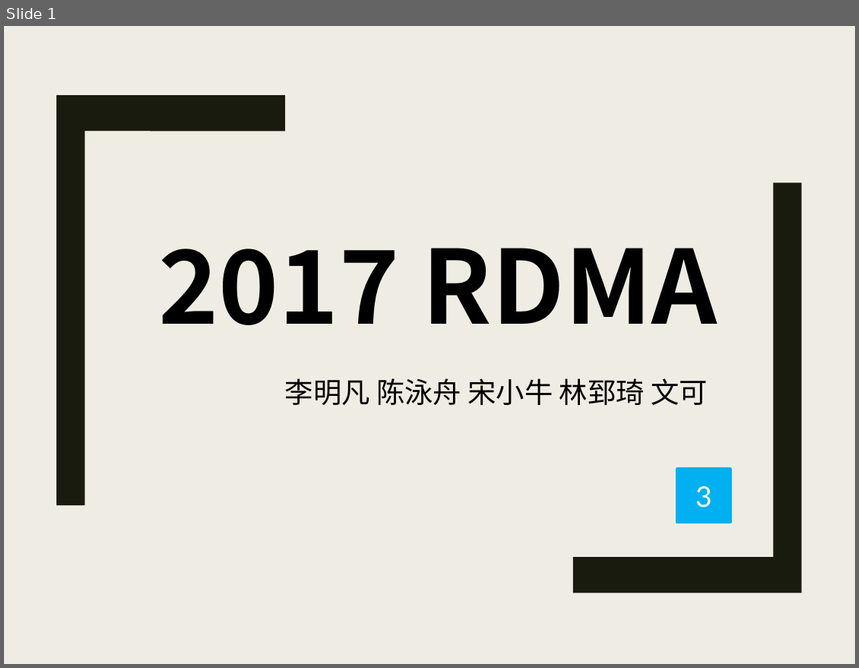
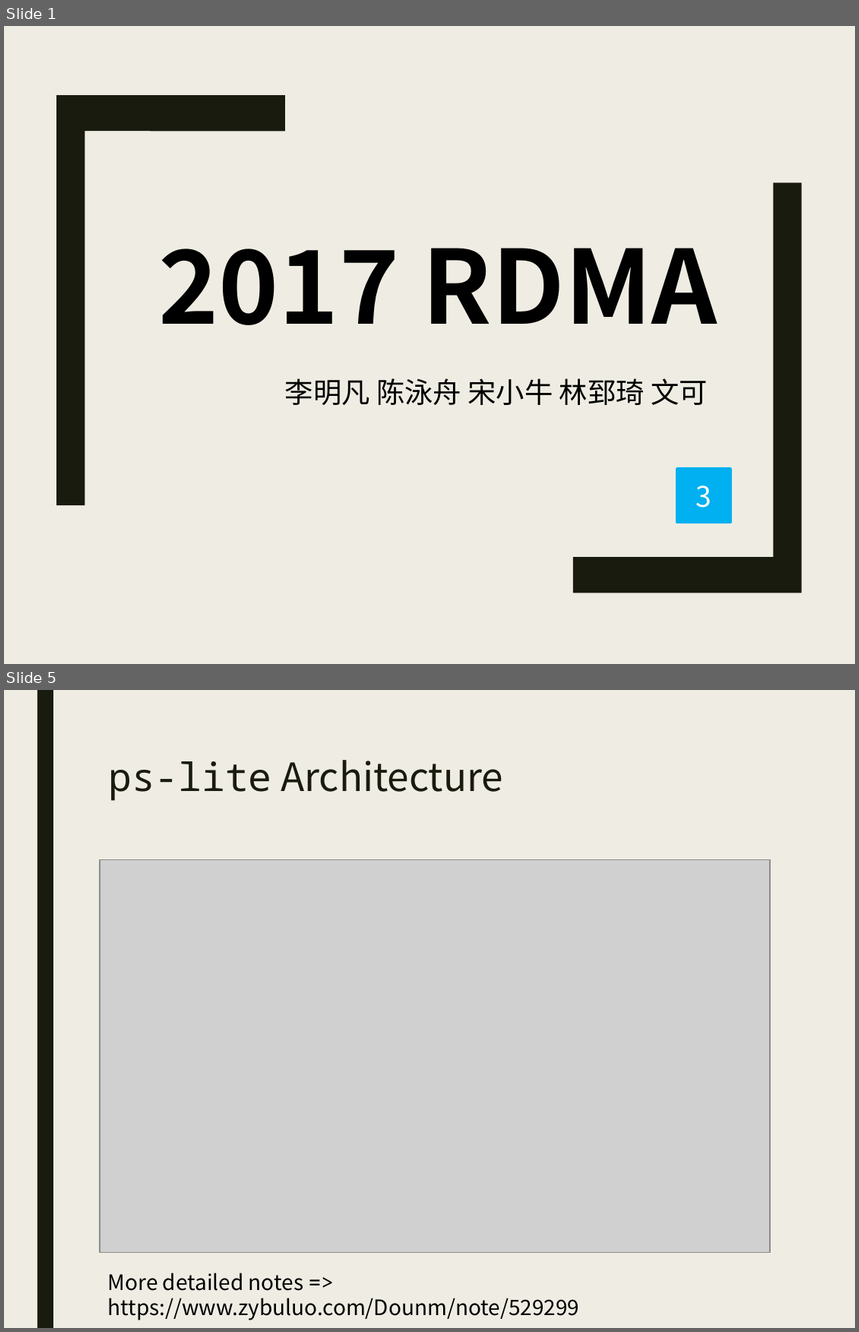
Before and after one commit to DavaiZa/ReadingNotes, a slide deck: RDMA2017/presentations/Week3.pptx. Shown one above the other, each under a label of ours: slide 1 before the commit, slides 1 and 5 after it; the slides between them are not shown. The pictures are 859x668 and 859x1332 pixels, drawn with LibreOffice and Linux fonts; fonts in the diff are those of the drawing; grey boxes stand for pictures. Boxes give left, top, right and bottom in pixels: in the first picture for what was removed or moved away, otherwise in the second. Text is boxed around its words. In the diff, an @@ line names an element or a change of style, - is before the commit and + after.

```diff
--- a/RDMA2017/presentations/Week3.pptx
+++ b/RDMA2017/presentations/Week3.pptx
@@ slide 5 added at (4, 690, 855, 1328), background #EFEDE3 @@
@@ rectangle added at (37, 690, 53, 1328), fill #191B0E @@
@@ title added at (108, 760, 503, 801), 33 pt, text #191B0E @@
+ps-lite Architecture
@@ picture added at (99, 860, 770, 1253) @@
@@ text added at (108, 1273, 579, 1321), 18 pt, text #000000 @@
+More detailed notes => https://www.zybuluo.com/Dounm/note/529299
@@ slide 1 changed as well @@
@@ rectangle "3" at (677, 470, 730, 522): font Lato to Noto Sans CJK SC @@
```
Also in this commit, not shown: 1 other slide changed, 4 other slides added, 2 other files.
